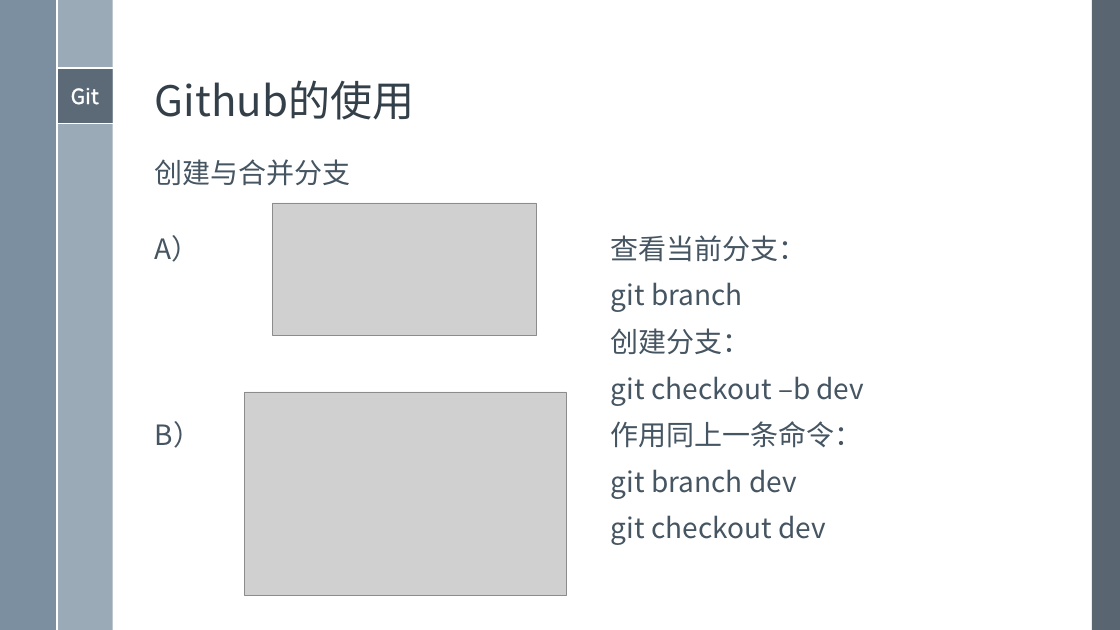
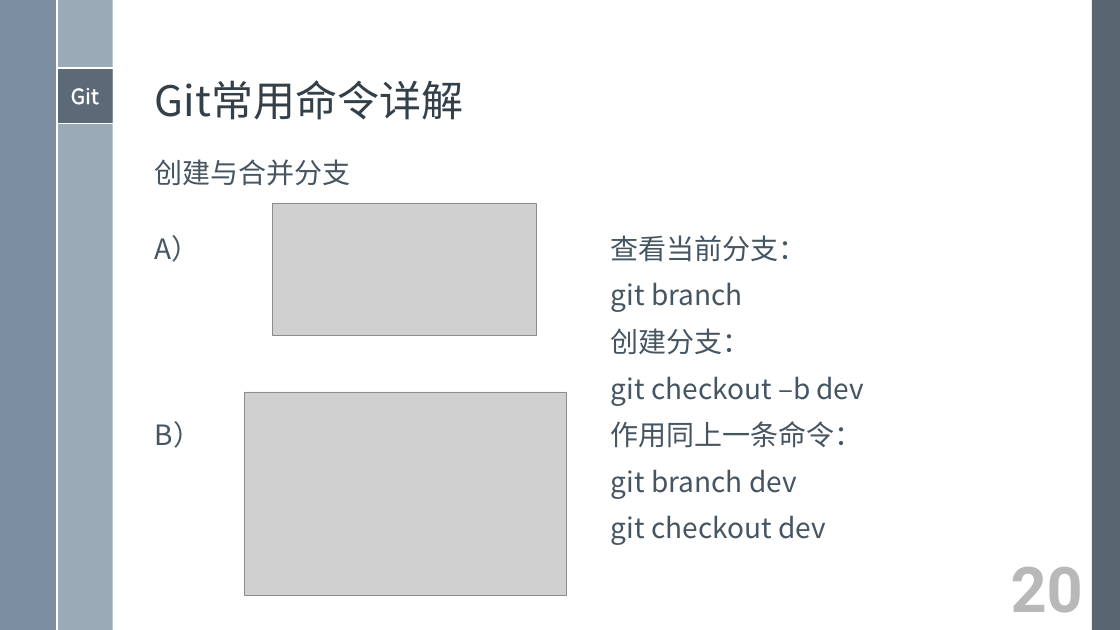
Before and after one commit to xami/joke, a slide deck: slide 20 of docs/windows模板/演示文稿 2.pptx. Drawn at 1120x630 pixels with LibreOffice and Linux fonts; fonts in the diff are those of the drawing; grey boxes stand for pictures. Boxes give left, top, right and bottom in pixels: in the first picture for what was removed or moved away, otherwise in the second. Text is boxed around its words. In the diff, an @@ line names an element or a change of style, - is before the commit and + after.

```diff
--- a/docs/windows模板/演示文稿 2.pptx
+++ b/docs/windows模板/演示文稿 2.pptx
@@ title at (x1=155, y1=80, x2=463, y2=120): text changed @@
-Github的使用
+Git常用命令详解
@@ text added at (x1=1011, y1=567, x2=1083, y2=613), 54 pt, text gradient #5C5C5C to #B9B9B9 to #F8F8F8, bold @@
+20
```
Also in this commit, not shown: 30 other slides changed.
